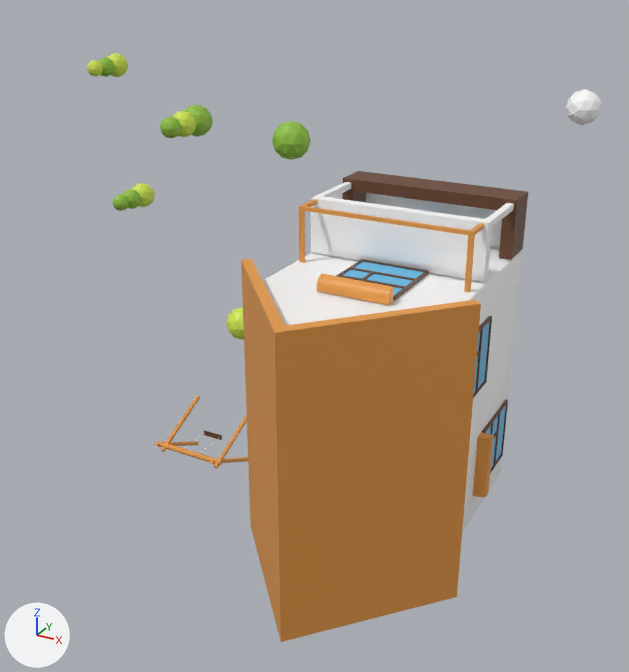
What one commit did to the FBX model Learn-DOTS-City-Builder/Assets/3DModels/Map/House/Simple_House_03.fbx.
Camera for both pictures: a 50 mm lens placed at (5.3, -2.41, 7.19), pointed at (4.15, -0.3, 6.13). Lighting does not change. The marker at lower left points along +X, +Y and +Z. Where no turn or scale is listed for an object, it has been applied to the vertices. Vertices at the same position are counted once.

Script lines for the objects in view, before the commit:
```python
me_plane_011 = bpy.data.meshes.new('Plane.011')
me_plane_011.from_pydata(...)  # 1698 vertices, 1955 faces; spans x -0.8..0.84, y -0.94..0.03, z -0.87..0.88
# faces by material slot: [557, 191, 176, 56, 450, 525]
me_plane_011.materials.append(mat_building_base)  # brown #6a442c
me_plane_011.materials.append(mat_building_roof)  # orange #e79b47
me_plane_011.materials.append(mat_building_wall)  # white #ffffff
me_plane_011.materials.append(mat_building_window)  # blue #66bce7
me_plane_011.materials.append(mat_buildng_bush_01)  # green #d1e74f
me_plane_011.materials.append(mat_buildng_bush_02)  # green #90c23d
ob_simple_house_01_03 = bpy.data.objects.new('Simple_House_01_03', me_plane_011)
ob_simple_house_01_03.location = (4.0, 0.0, 6.0)
```
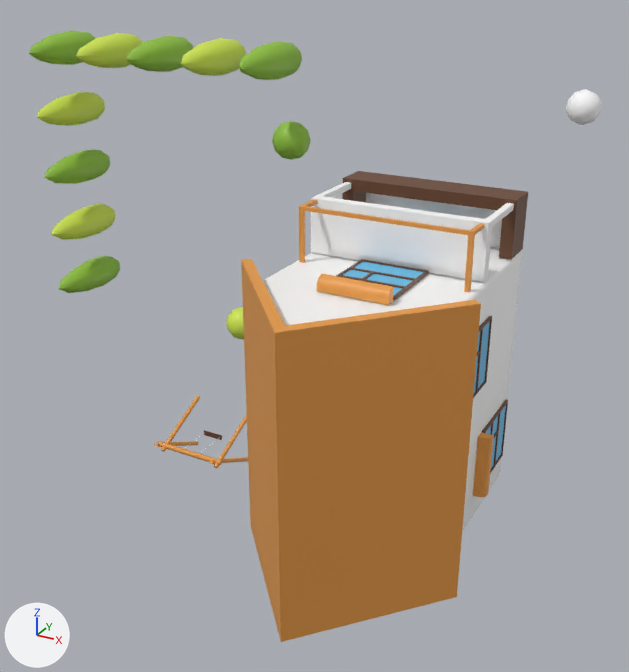
What differs and where, as boxes [x1, y1, x2, y2] in the pictures (629 x 672 px):
'Simple_House_01_03', reshaped (11% wider)
    before: [87, 53, 601, 642]
    after: [29, 30, 601, 642]
part 1 of me_plane_011, deleted (green)
    before: [87, 53, 213, 211]
part 2 of me_plane_011, added (green)
    after: [29, 30, 302, 293]

Diff of the bpy script that builds the scene:
```diff
--- a/Learn-DOTS-City-Builder/Assets/3DModels/Map/House/Simple_House_03.fbx.py
+++ b/Learn-DOTS-City-Builder/Assets/3DModels/Map/House/Simple_House_03.fbx.py
@@ me_plane_011 @@
 # used by ob_simple_house_01_03; location = (4.0, 0.0, 6.0)
-me_plane_011.from_pydata(...)  # 1698 vertices, 1955 faces; spans x -0.8..0.84, y -0.94..0.03, z -0.87..0.88
+me_plane_011.from_pydata(...)  # 1698 vertices, 1955 faces; spans x -0.94..0.84, y -0.94..0.03, z -0.87..0.95
+# me_plane_011 part 1: 9 loose pieces with 369 vertices, spanning x -0.8..-0.41, y -0.2..0.02, z 0.36..0.88, are deleted
+# me_plane_011 part 2: 369 vertices added at x -0.94..-0.04, y -0.3..0.0, z 0.04..0.95
 me_plane_011.materials.append(mat_building_base)
```
